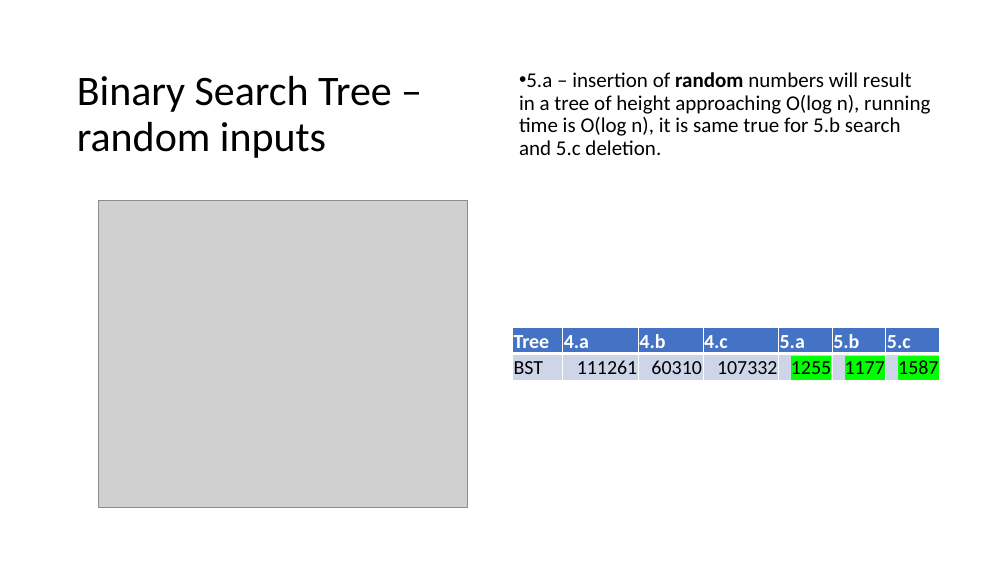
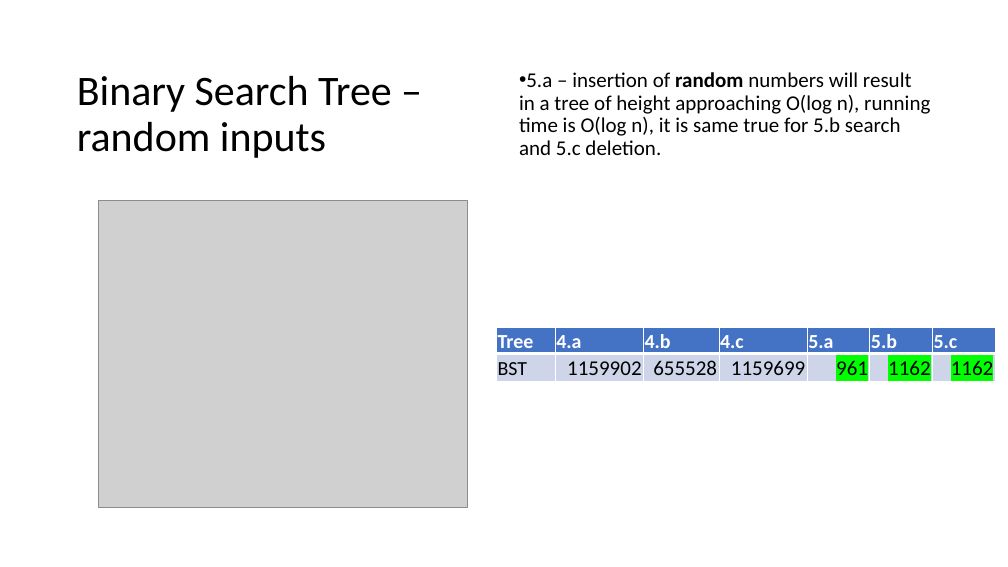
Before and after one commit to fanchuanster/uwinds, a slide deck: slide 12 of docs/8547Saini/assignments/assignment1.pptx. Drawn at 1008x567 pixels with LibreOffice and Linux fonts; fonts in the diff are those of the drawing; grey boxes stand for pictures. Boxes give left, top, right and bottom in pixels: in the first picture for what was removed or moved away, otherwise in the second. Text is boxed around its words. In the diff, an @@ line names an element or a change of style, - is before the commit and + after.

```diff
--- a/docs/8547Saini/assignments/assignment1.pptx
+++ b/docs/8547Saini/assignments/assignment1.pptx
@@ table at bbox=[497, 327, 997, 385] @@
-row 2: BST | 111261 | 60310 | 107332 | 1255 | 1177 | 1587
+row 2: BST | 1159902 | 655528 | 1159699 | 961 | 1162 | 1162
@@ table: place and size @@
-table at bbox=[513, 327, 941, 380]
+table at bbox=[497, 327, 997, 385]
```
Also in this commit, not shown: 2 other slides changed, 3 slides added, 1 other file.
